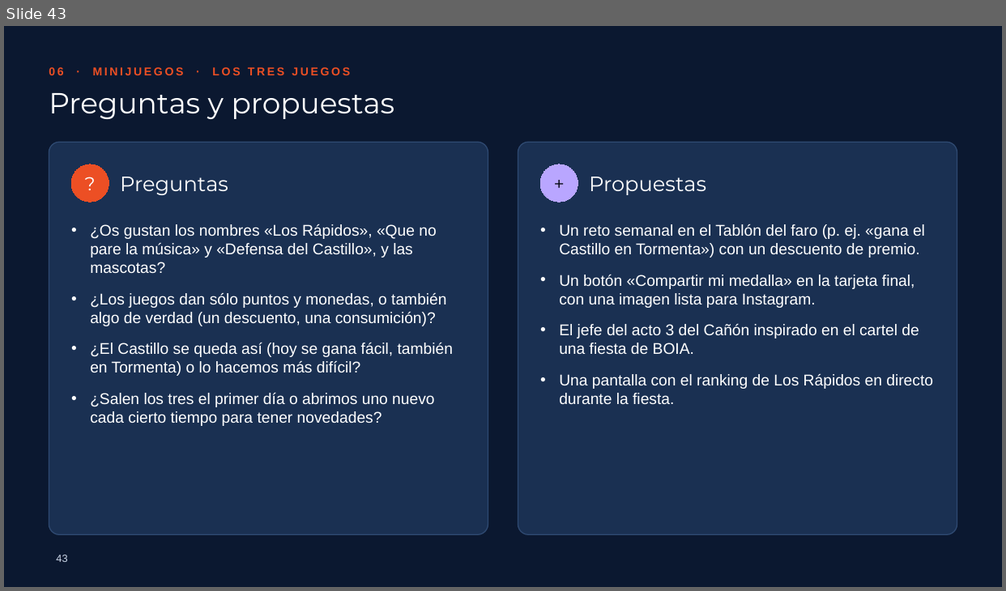
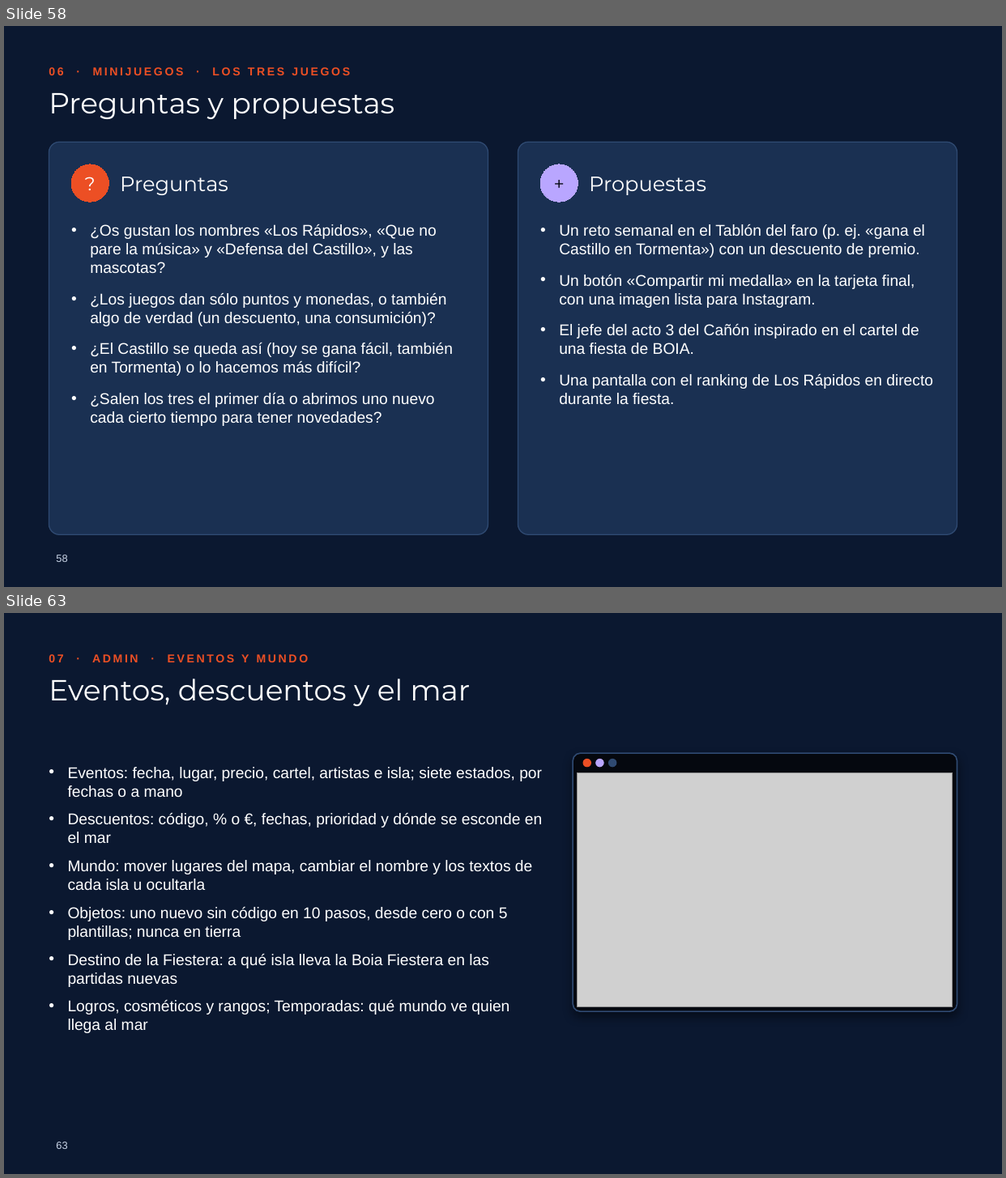
Before and after one commit to picodepato/boia-planet-web, a slide deck: docs/presentacion/boia-planet.pptx. Shown one above the other, each under a label of ours: slide 43 before the commit, slides 58 and 63 after it; the slides between them are not shown. The pictures are 1006x591 and 1006x1178 pixels, drawn with LibreOffice and Linux fonts; fonts in the diff are those of the drawing; grey boxes stand for pictures; background and template pictures are left out. Boxes give left, top, right and bottom in pixels: in the first picture for what was removed or moved away, otherwise in the second. Text is boxed around its words. In the diff, an @@ line names an element or a change of style, - is before the commit and + after.

```diff
--- a/docs/presentacion/boia-planet.pptx
+++ b/docs/presentacion/boia-planet.pptx
@@ slide 63 added at box(4, 613, 1002, 1174), background #0B1830 @@
@@ text added at box(49, 654, 309, 662), 11 pt, text #EC4F24, bold @@
+07 · ADMIN · EVENTOS Y MUNDO
@@ title added at box(49, 679, 471, 706), 28 pt, text #FFFFFF @@
+Eventos, descuentos y el mar
@@ rounded rectangle added at box(573, 753, 957, 1012), fill #05080F, outline #2F4A72 1.25 pt @@
@@ text added at box(68, 767, 542, 1033), 15 pt, text #FFFFFF @@
+• Eventos: fecha, lugar, precio, cartel, artistas e isla; siete estados, por fechas o a mano
+• Descuentos: código, % o €, fechas, prioridad y dónde se esconde en el mar
+• Mundo: mover lugares del mapa, cambiar el nombre y los textos de cada isla u ocultarla
+• Objetos: uno nuevo sin código en 10 pasos, desde cero o con 5 plantillas; nunca en tierra
+• Destino de la Fiestera: a qué isla lleva la Boia Fiestera en las partidas nuevas
+• Logros, cosméticos y rangos; Temporadas: qué mundo ve quien llega al mar
@@ picture added at box(577, 773, 953, 1007) @@
@@ ellipse added at box(583, 759, 591, 766), fill #EC4F24, outline #EC4F24 1 pt @@
@@ ellipse added at box(596, 759, 603, 766), fill #B9A6FF, outline #B9A6FF 1 pt @@
@@ ellipse added at box(609, 759, 616, 766), fill #2F4A72, outline #2F4A72 1 pt @@
@@ page number added at box(56, 1142, 67, 1149), 10 pt, text #C9D4E6 @@
+63
@@ what was slide 43 is now slide 58 @@
@@ page number at box(56, 555, 67, 562): text changed @@
-43
+58
```
Also in this commit, not shown: 4 slides changed, 29 other slides added, 3 slides removed, 9 other files.
